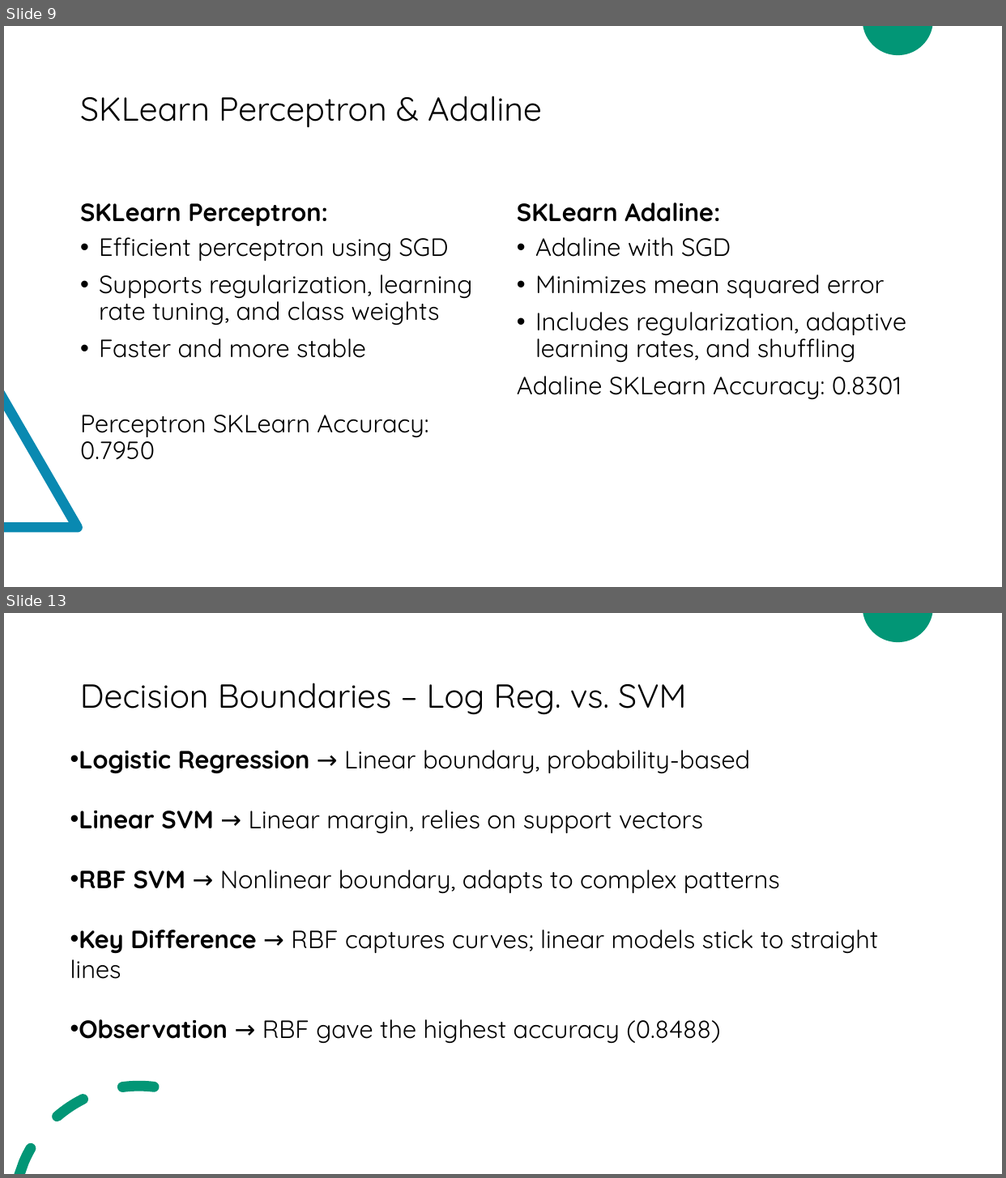
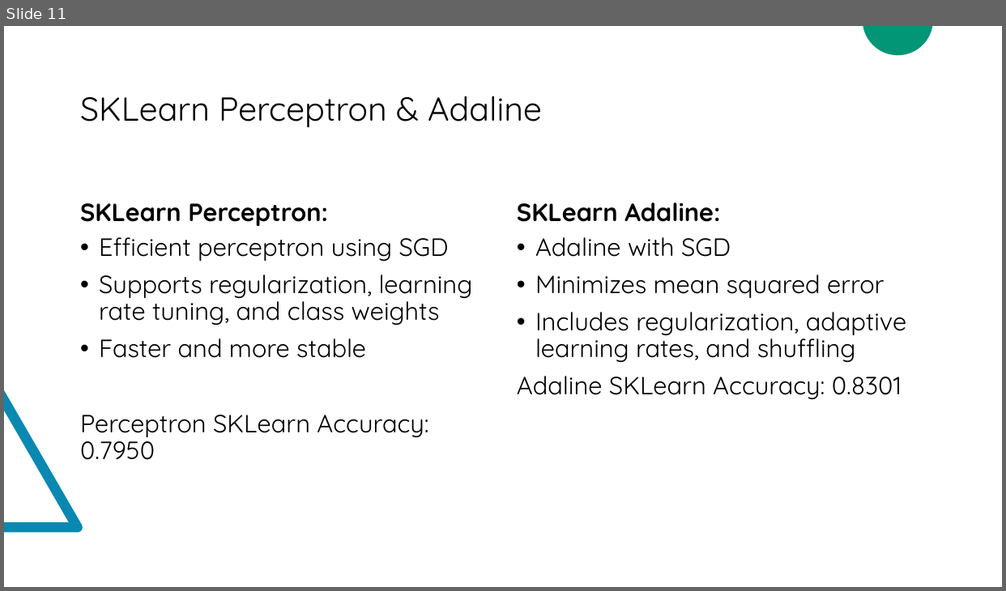
Before and after one commit to coaluh/ML_Project, a slide deck: Project_1/Group_5_Project1_Presentation.pptx. Shown one above the other, each under a label of ours: slides 9 and 13 before the commit, slide 11 after it; the slides between them are not shown. The pictures are 1006x1178 and 1006x591 pixels, drawn with LibreOffice and Linux fonts; fonts in the diff are those of the drawing. Boxes give left, top, right and bottom in pixels: in the first picture for what was removed or moved away, otherwise in the second. Text is boxed around its words. In the diff, an @@ line names an element or a change of style, - is before the commit and + after.

```diff
--- a/Project_1/Group_5_Project1_Presentation.pptx
+++ b/Project_1/Group_5_Project1_Presentation.pptx
@@ slide 13 removed at (4,613,1002,1174), background #FFFFFF; not listed: 1 template element that a slide beside it also shows @@
@@ title removed at (80,683,686,715) @@
-Decision Boundaries – Log Reg. vs. SVM
@@ text removed at (70,750,879,1043) @@
-• Logistic Regression → Linear boundary, probability-based
-• Linear SVM → Linear margin, relies on support vectors
-• RBF SVM → Nonlinear boundary, adapts to complex patterns
-• Key Difference → RBF captures curves; linear models stick to straight lines
-• Observation → RBF gave the highest accuracy (0.8488)
@@ freeform shape removed at (15,1081,160,1174) @@
@@ what was slide 9 is now slide 11 @@
```
Also in this commit, not shown: 3 slides changed.
